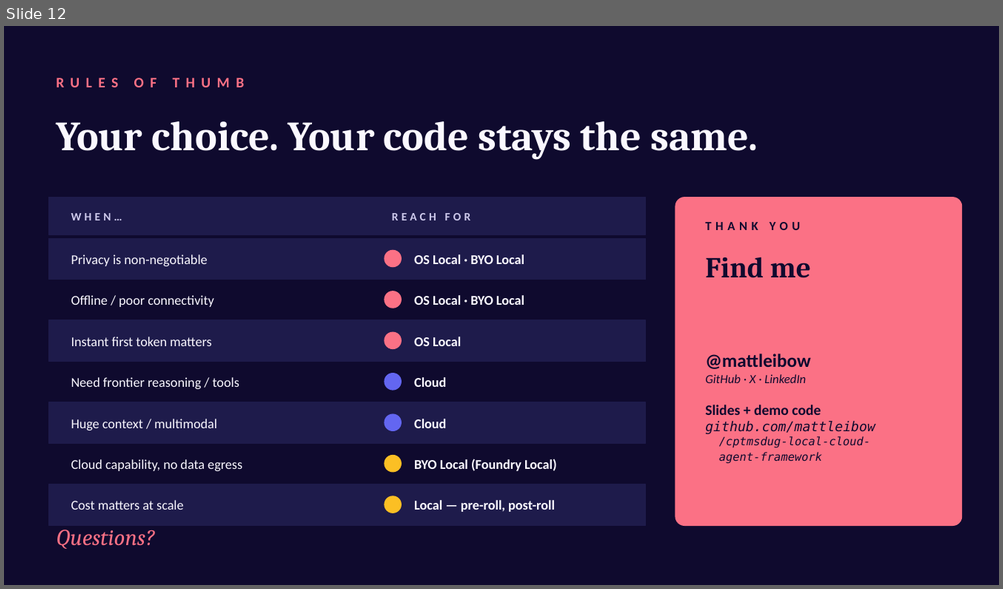
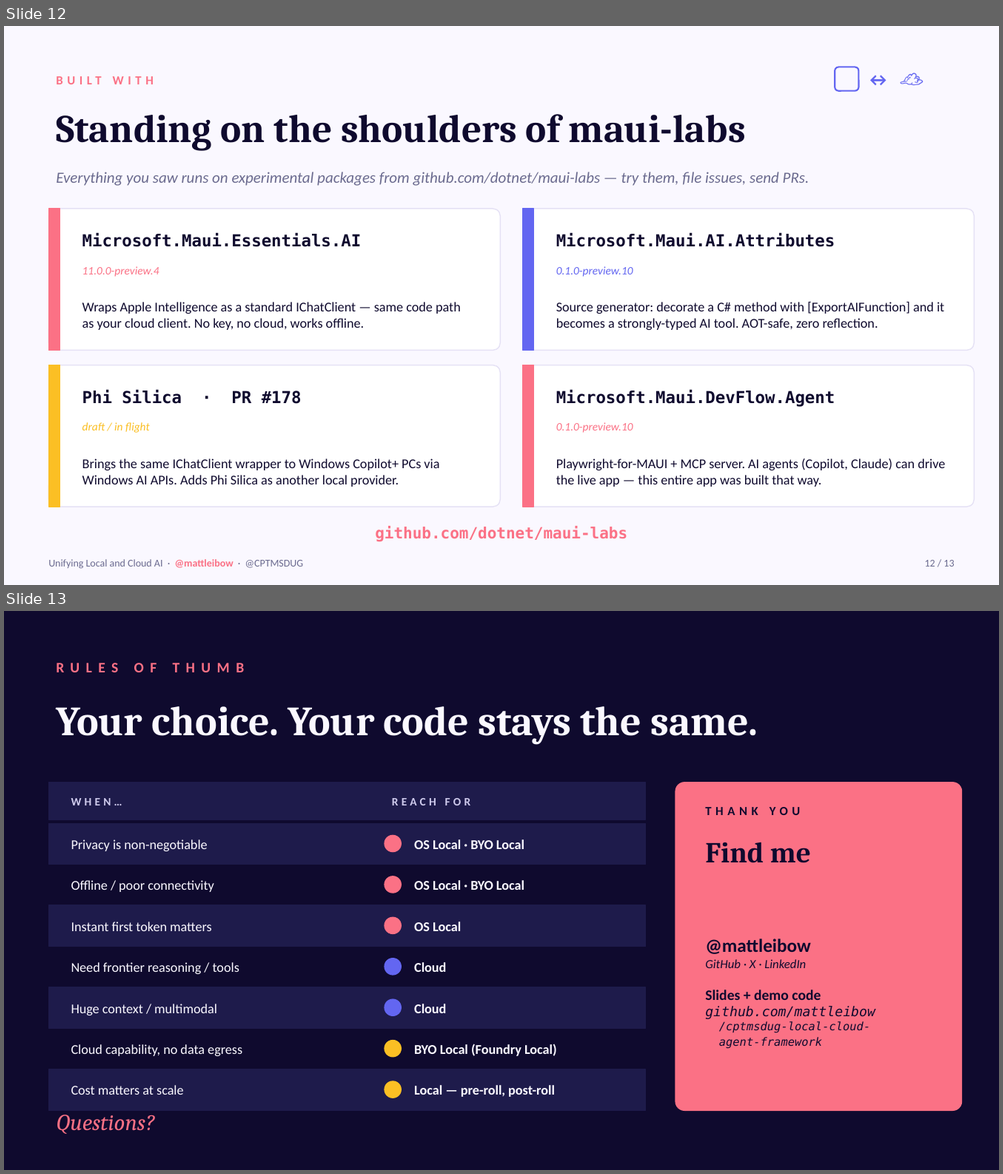
Before and after one commit to mattleibow/cptmsdug-local-cloud-agent-framework, a slide deck: slides/Unifying-Local-Cloud-AI.pptx. Shown one above the other, each under a label of ours: slide 12 before the commit, slides 12 and 13 after it. The pictures are 1003x589 and 1003x1174 pixels, drawn with LibreOffice and Linux fonts; fonts in the diff are those of the drawing. Boxes give left, top, right and bottom in pixels: in the first picture for what was removed or moved away, otherwise in the second. Text is boxed around its words. In the diff, an @@ line names an element or a change of style, - is before the commit and + after.

```diff
--- a/slides/Unifying-Local-Cloud-AI.pptx
+++ b/slides/Unifying-Local-Cloud-AI.pptx
@@ slide 12 added at (4,26,999,585), background #FAF8FF @@
@@ rounded rectangle added at (834,67,858,91), outline #6366F1 1.5 pt @@
@@ text added at (858,63,892,95), 18 pt, text #6366F1, bold @@
+↔
@@ text added at (893,61,926,99), 22 pt, text #6366F1 @@
+☁
@@ text added at (56,76,153,84), 12 pt, text #FB7185, bold @@
+BUILT WITH
@@ text added at (56,114,745,150), 38 pt, text #0F0A2E, bold @@
+Standing on the shoulders of maui-labs
@@ text added at (56,172,809,186), 15 pt, text #6B6B8F, italic @@
+Everything you saw runs on experimental packages from github.com/dotnet/maui-labs — try them, file issues, send PRs.
@@ rounded rectangle added at (48,209,500,351), fill #FFFFFF, outline #E5E1F5 1 pt @@
@@ rectangle added at (48,209,60,351), fill #FB7185, outline #FB7185 1 pt @@
@@ rounded rectangle added at (523,209,974,351), fill #FFFFFF, outline #E5E1F5 1 pt @@
@@ rectangle added at (523,209,534,351), fill #6366F1, outline #6366F1 1 pt @@
@@ text added at (82,233,361,247), 16 pt, text #0F0A2E, bold @@
+Microsoft.Maui.Essentials.AI
@@ text added at (556,233,835,247), 16 pt, text #0F0A2E, bold @@
+Microsoft.Maui.AI.Attributes
@@ text added at (82,266,159,277), 11 pt, text #FB7185, italic @@
+11.0.0-preview.4
@@ text added at (556,266,633,277), 11 pt, text #6366F1, italic @@
+0.1.0-preview.10
@@ text added at (82,302,461,330), 13 pt, text #0F0A2E @@
+Wraps Apple Intelligence as a standard IChatClient — same code path as your cloud client. No key, no cloud, works offline.
@@ text added at (556,301,944,330), 13 pt, text #0F0A2E @@
+Source generator: decorate a C# method with [ExportAIFunction] and it becomes a strongly-typed AI tool. AOT-safe, zero reflection.
@@ rounded rectangle added at (48,366,500,507), fill #FFFFFF, outline #E5E1F5 1 pt @@
@@ rectangle added at (48,366,60,507), fill #FBBF24, outline #FBBF24 1 pt @@
@@ rounded rectangle added at (523,366,974,507), fill #FFFFFF, outline #E5E1F5 1 pt @@
@@ rectangle added at (523,366,534,507), fill #FB7185, outline #FB7185 1 pt @@
@@ text added at (82,390,301,404), 16 pt, text #0F0A2E, bold @@
+Phi Silica · PR #178
@@ text added at (556,390,835,407), 16 pt, text #0F0A2E, bold @@
+Microsoft.Maui.DevFlow.Agent
@@ text added at (82,423,150,433), 11 pt, text #FBBF24, italic @@
+draft / in flight
@@ text added at (556,423,633,433), 11 pt, text #FB7185, italic @@
+0.1.0-preview.10
@@ text added at (82,459,439,487), 13 pt, text #0F0A2E @@
+Brings the same IChatClient wrapper to Windows Copilot+ PCs via Windows AI APIs. Adds Phi Silica as another local provider.
@@ text added at (556,459,945,487), 13 pt, text #0F0A2E @@
+Playwright-for-MAUI + MCP server. AI agents (Copilot, Claude) can drive the live app — this entire app was built that way.
@@ text added at (375,526,627,543), 15 pt, text #FB7185, bold @@
+github.com/dotnet/maui-labs
@@ text added at (48,560,304,569), 10 pt, text #6B6B8F @@
+Unifying Local and Cloud AI · @mattleibow · @CPTMSDUG
@@ text added at (925,560,953,567), 10 pt, text #6B6B8F @@
+12 / 13
@@ what was slide 12 is now slide 13 @@
```
Also in this commit, not shown: 10 slides changed, 1 other file.
